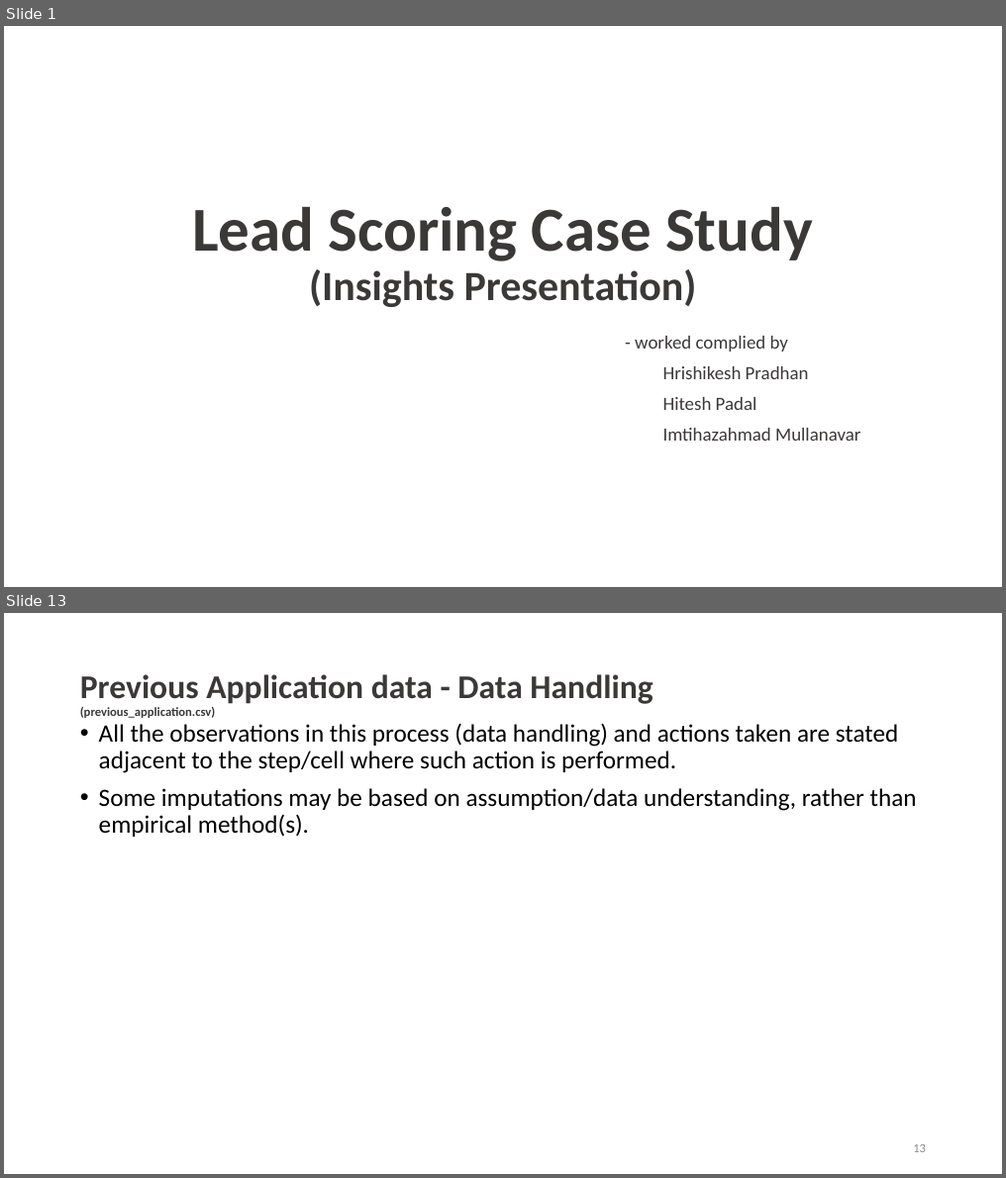
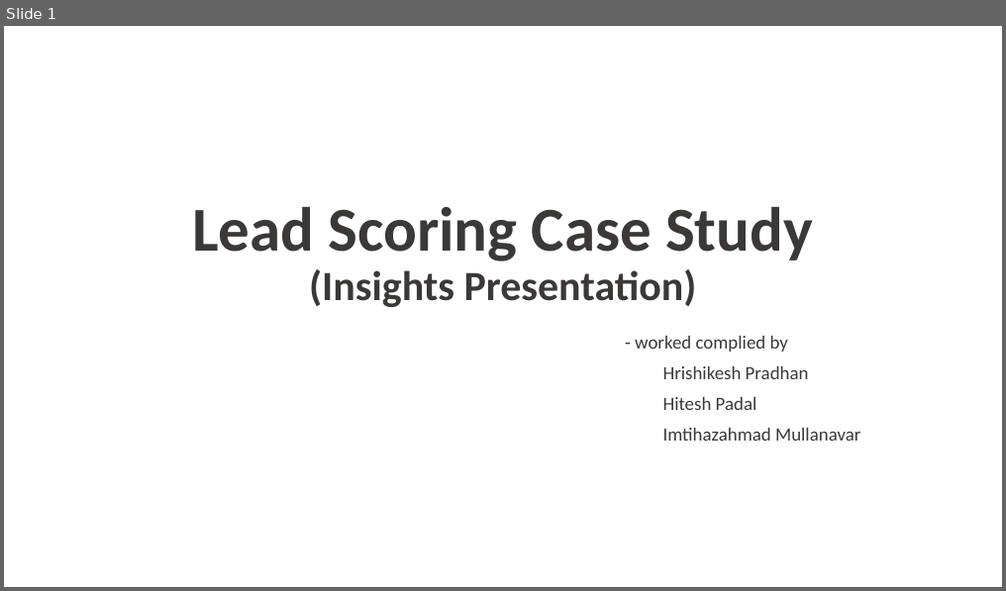
Before and after one commit to Hiteshp97/ProjCollab_LSCS_BTCH67_535, a slide deck: Lead Scoring Case Study.pptx. Shown one above the other, each under a label of ours: slides 1 and 13 before the commit, slide 1 after it; the slides between them are not shown. The pictures are 1006x1178 and 1006x591 pixels, drawn with LibreOffice and Linux fonts; fonts in the diff are those of the drawing; background and template pictures are left out. Boxes give left, top, right and bottom in pixels: in the first picture for what was removed or moved away, otherwise in the second. Text is boxed around its words. In the diff, an @@ line names an element or a change of style, - is before the commit and + after.

```diff
--- a/Lead Scoring Case Study.pptx
+++ b/Lead Scoring Case Study.pptx
@@ slide 13 removed at box(4, 613, 1002, 1174), background #FFFFFF @@
@@ title removed at box(80, 674, 652, 718) @@
-Previous Application data - Data Handling
-(previous_application.csv)
@@ text removed at box(99, 723, 917, 837) @@
-• All the observations in this process (data handling) and actions taken are stated adjacent to the step/cell where such action is performed.
-• Some imputations may be based on assumption/data understanding, rather than empirical method(s).
@@ page number removed at box(913, 1145, 926, 1153) @@
-13
```
Also in this commit, not shown: 7 slides changed, 7 slides added, 6 other slides removed.
